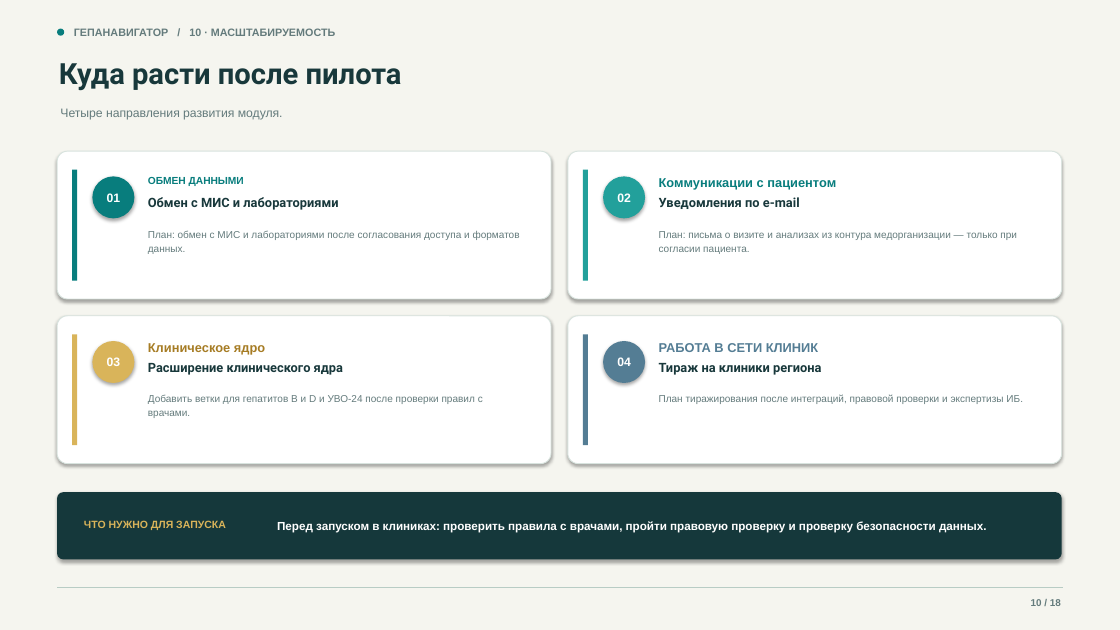
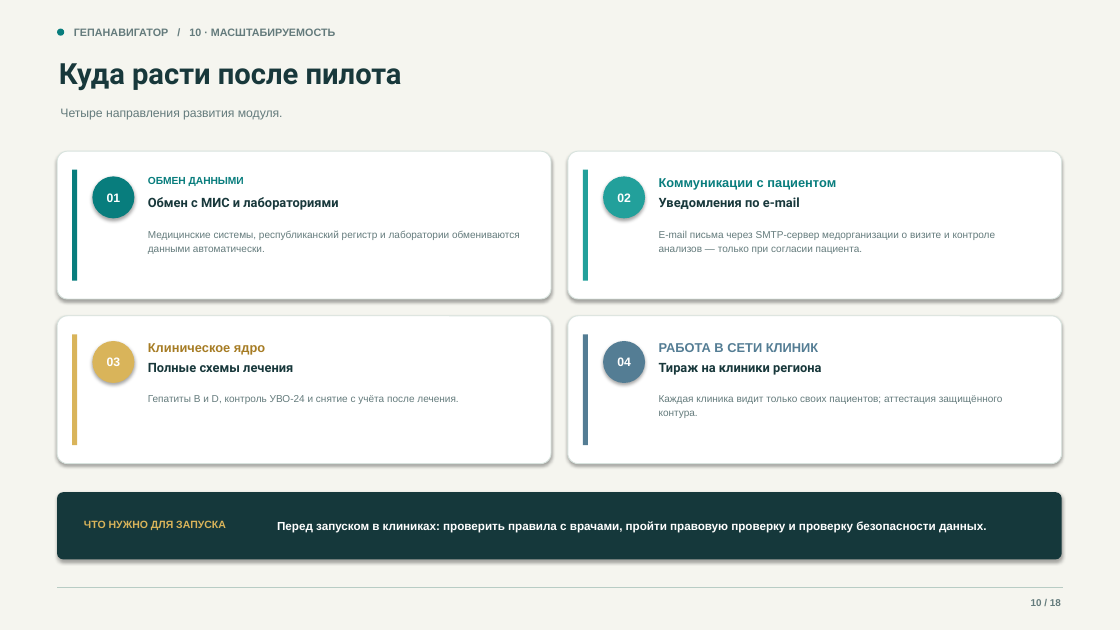
Before and after one commit to devenportg/GepaNavigator, a slide deck: slide 10 of deliverables/GepaNavigator_release.pptx. Drawn at 1120x630 pixels with LibreOffice and Linux fonts; fonts in the diff are those of the drawing. Boxes give left, top, right and bottom in pixels: in the first picture for what was removed or moved away, otherwise in the second. Text is boxed around its words. In the diff, an @@ line names an element or a change of style, - is before the commit and + after.

```diff
--- a/deliverables/GepaNavigator_release.pptx
+++ b/deliverables/GepaNavigator_release.pptx
@@ text at box(148, 230, 520, 254): text changed @@
-План: обмен с МИС и лабораториями после согласования доступа и форматов данных.
+Медицинские системы, республиканский регистр и лаборатории обмениваются данными автоматически.
@@ text at box(659, 231, 996, 254): text changed @@
-План: письма о визите и анализах из контура медорганизации — только при согласии пациента.
+E-mail письма через SMTP-сервер медорганизации о визите и контроле анализов — только при согласии пациента.
@@ text at box(148, 363, 293, 372): text changed @@
-Расширение клинического ядра
+Полные схемы лечения
@@ text at box(148, 395, 458, 404): text changed @@
-Добавить ветки для гепатитов B и D и УВО-24 после проверки правил с врачами.
+Гепатиты B и D, контроль УВО-24 и снятие с учёта после лечения.
@@ text at box(659, 395, 1003, 418): text changed @@
-План тиражирования после интеграций, правовой проверки и экспертизы ИБ.
+Каждая клиника видит только своих пациентов; аттестация защищённого контура.
```
Also in this commit, not shown: 10 other slides changed, 9 other files.
